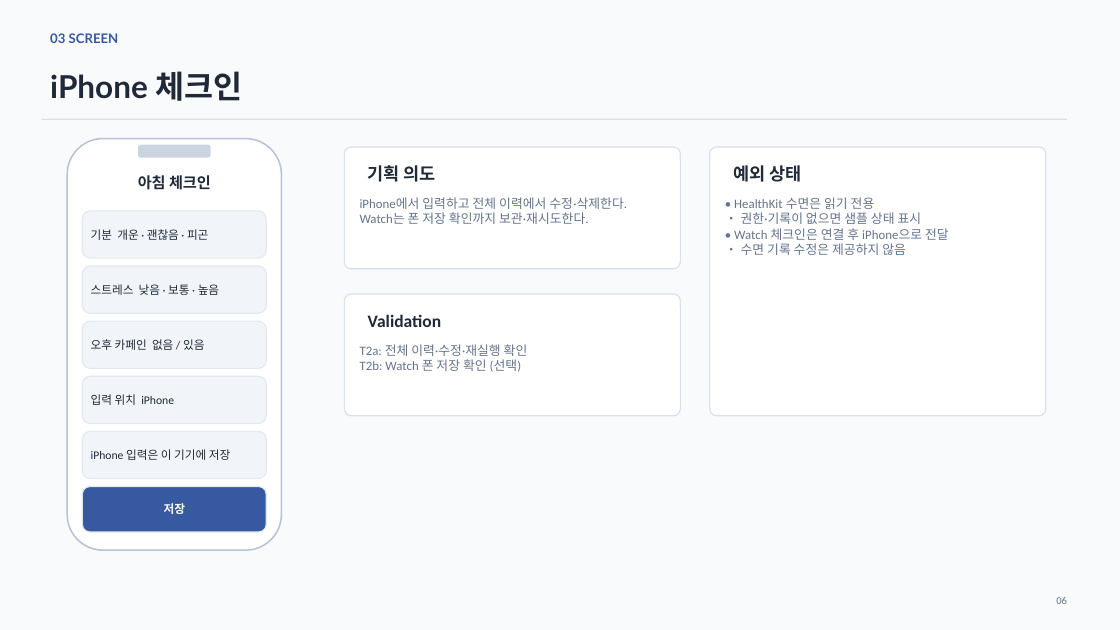
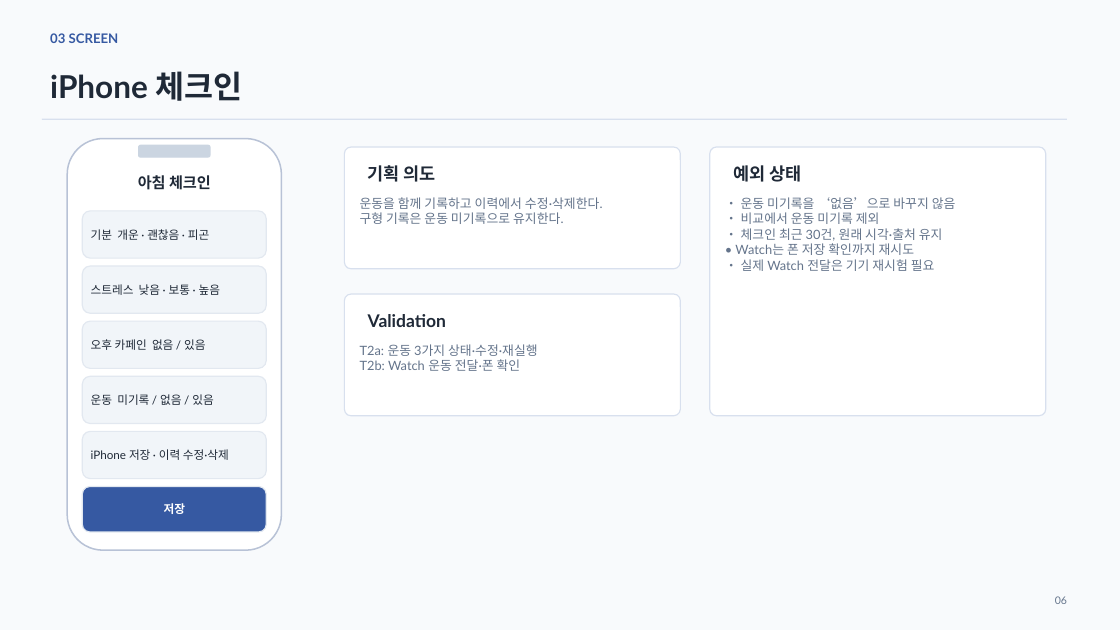
Before and after one commit to JinWoong-Jung/snorlax, a slide deck: slide 6 of 02_Jammanbo_UIUX.pptx. Drawn at 1120x630 pixels with LibreOffice and Linux fonts; fonts in the diff are those of the drawing. Boxes give left, top, right and bottom in pixels: in the first picture for what was removed or moved away, otherwise in the second. Text is boxed around its words. In the diff, an @@ line names an element or a change of style, - is before the commit and + after.

```diff
--- a/02_Jammanbo_UIUX.pptx
+++ b/02_Jammanbo_UIUX.pptx
@@ text at [360,197,603,224]: text changed; font Calibri to Lato @@
-iPhone에서 입력하고 전체 이력에서 수정·삭제한다.
-Watch는 폰 저장 확인까지 보관·재시도한다.
+운동을 함께 기록하고 이력에서 수정·삭제한다.
+구형 기록은 운동 미기록으로 유지한다.
@@ text at [735,197,956,271]: text changed; font Calibri to Lato @@
-• HealthKit 수면은 읽기 전용
-• 권한·기록이 없으면 샘플 상태 표시
-• Watch 체크인은 연결 후 iPhone으로 전달
-• 수면 기록 수정은 제공하지 않음
+• 운동 미기록을 ‘없음’으로 바꾸지 않음
+• 비교에서 운동 미기록 제외
+• 체크인 최근 30건, 원래 시각·출처 유지
+• Watch는 폰 저장 확인까지 재시도
+• 실제 Watch 전달은 기기 재시험 필요
@@ text at [360,344,538,371]: text changed; font Calibri to Lato @@
-T2a: 전체 이력·수정·재실행 확인
-T2b: Watch 폰 저장 확인 (선택)
+T2a: 운동 3가지 상태·수정·재실행
+T2b: Watch 운동 전달·폰 확인
@@ text at [91,394,213,405]: text changed; font Calibri to Lato @@
-입력 위치 iPhone
+운동 미기록 / 없음 / 있음
@@ text at [91,449,229,460]: text changed; font Calibri to Lato @@
-iPhone 입력은 이 기기에 저장
+iPhone 저장 · 이력 수정·삭제
@@ font Calibri to Lato in 4 elements at [91,229,209,240], [91,284,220,295], [368,314,446,327], [1055,596,1067,604] @@
```
Also in this commit, not shown: 12 other slides changed, 22 other files.
